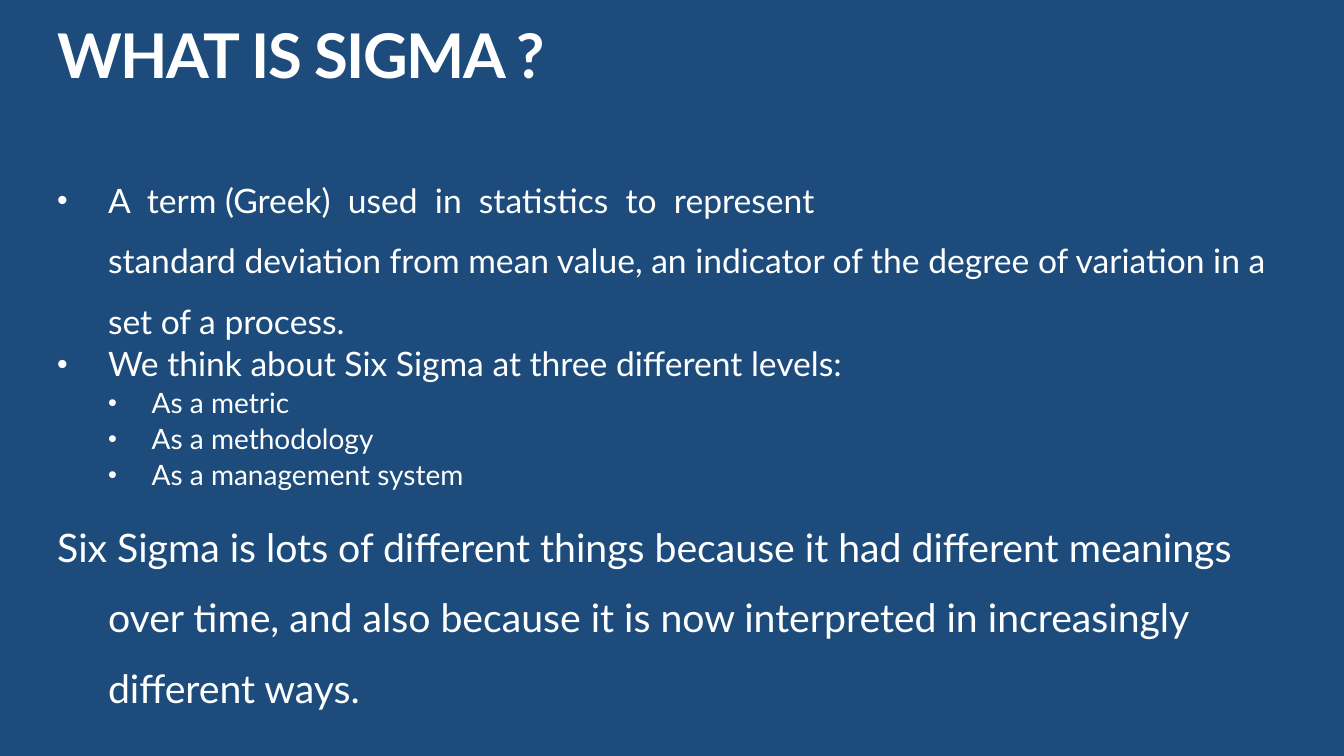
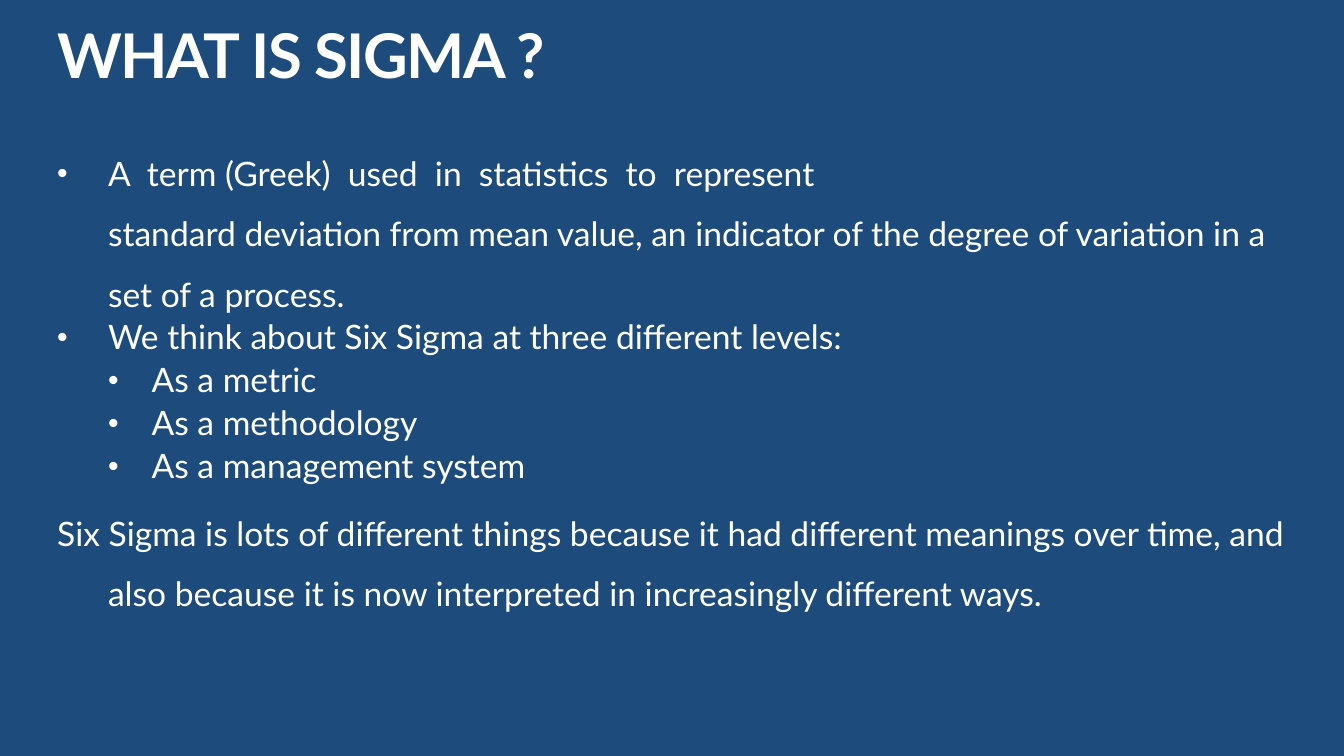
Before and after one commit to daotk/cdkpt, a slide deck: slide 4 of SPQM/Team Assignment/Team Assignment 02/Powerpoint/K16T1-Team15-Team Assignment1-Presentation.pptx. Drawn at 1344x756 pixels with LibreOffice and Linux fonts; fonts in the diff are those of the drawing. Boxes give left, top, right and bottom in pixels: in the first picture for what was removed or moved away, otherwise in the second. Text is boxed around its words. In the diff, an @@ line names an element or a change of style, - is before the commit and + after.

```diff
--- a/SPQM/Team Assignment/Team Assignment 02/Powerpoint/K16T1-Team15-Team Assignment1-Presentation.pptx
+++ b/SPQM/Team Assignment/Team Assignment 02/Powerpoint/K16T1-Team15-Team Assignment1-Presentation.pptx
@@ text "A term (Greek) used in ..." moved from (x1=57, y1=187, x2=1266, y2=710) to (x1=57, y1=160, x2=1283, y2=612) @@
@@ text at (x1=57, y1=367, x2=1283, y2=612): size 20 to 24 pt in "As a metric", "As a methodology", "As a management system"; size 28 to 24 pt in "Six Sigma is lots of different things ..." @@
```
Also in this commit, not shown: 2 other slides changed.
